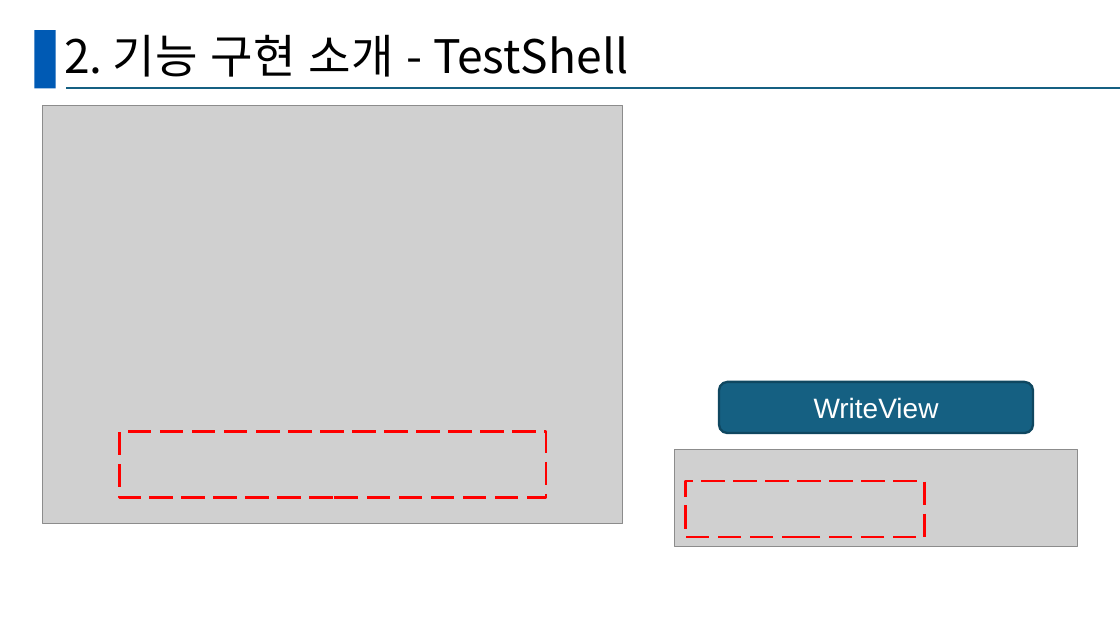
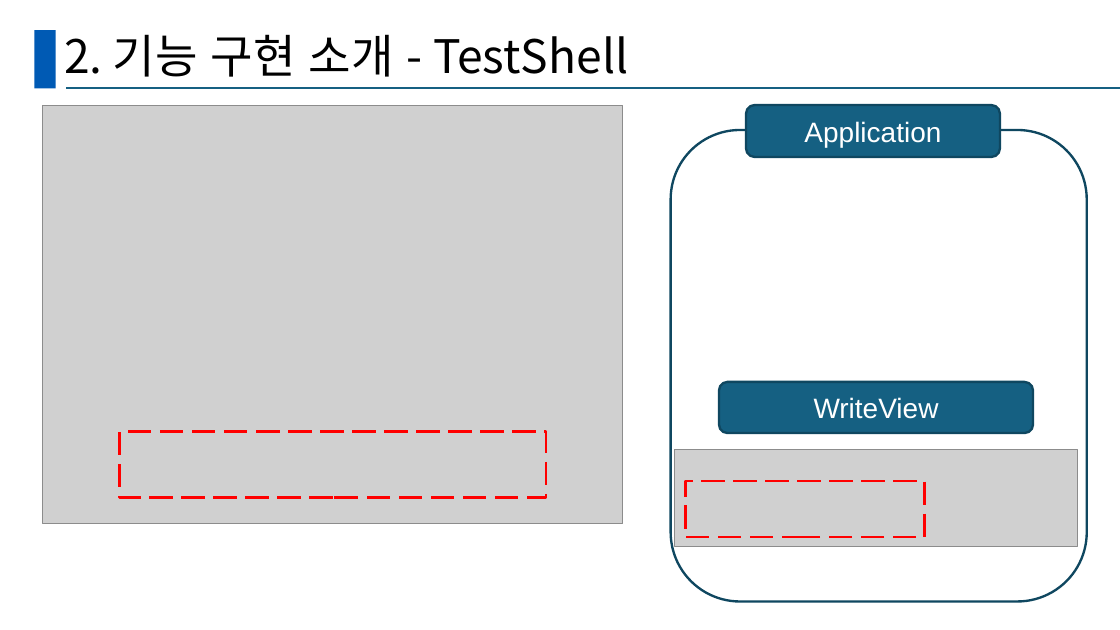
Before and after one commit to GanghyunLee/deep-dive-ssd, a slide deck: slide 16 of D조_DeepDive.pptx (slide 26 before the commit). Drawn at 1120x630 pixels with LibreOffice and Linux fonts; fonts in the diff are those of the drawing; grey boxes stand for pictures. Boxes give left, top, right and bottom in pixels: in the first picture for what was removed or moved away, otherwise in the second. Text is boxed around its words. In the diff, an @@ line names an element or a change of style, - is before the commit and + after.

```diff
--- a/D조_DeepDive.pptx
+++ b/D조_DeepDive.pptx
@@ rounded rectangle added at bbox=[746, 105, 1000, 157], fill #156082, outline #104760 2 pt, 24 pt, text #FFFFFF @@
+Application
@@ rounded rectangle added at bbox=[670, 130, 1086, 602], outline #104760 2 pt @@
```
Also in this commit, not shown: 9 other slides changed, 4 slides added, 1 slide removed.
